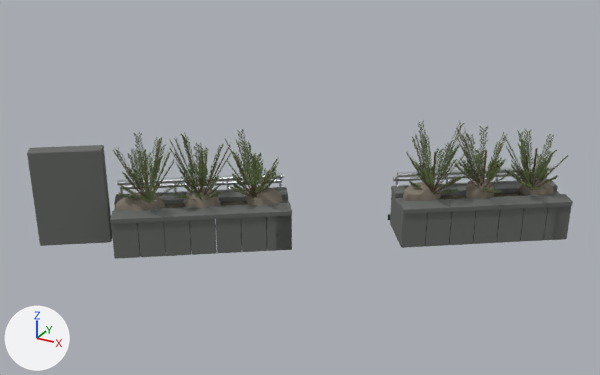
What one commit did to the glTF model assets/street/hachiko-surround/web/hachiko-surround.glb.
The view is the same before and after, from a 50 mm lens placed at (16.84, -59.2, 5.74), pointed at (11.81, -50.06, 1.17). Every picture has the same lights, and +X, +Y and +Z are marked at lower left. The older version comes first. Where no turn or scale is listed for an object, it has been applied to the vertices. Vertices at exactly the same position are counted once.

Names of what the first picture shows: 'street_surround_branch', 'street_surround_needle', 'street_surround_rock', 'street_surround_silver', 'street_surround_soil', 'street_surround_stone'.
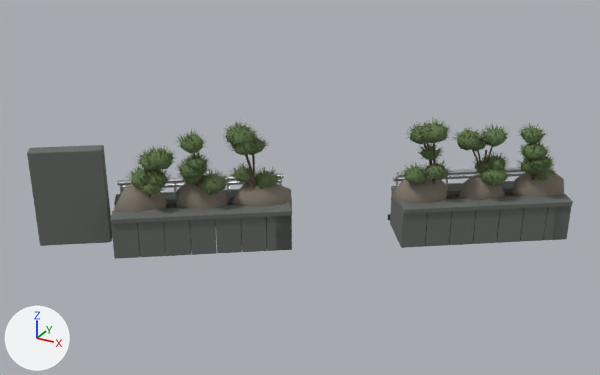
Pixel boxes (x1, y1, x2, y2) of what changed, in the pictures (600 x 375 px; the box of a moved part takes in the faces that stretch with it):
'street_surround_needle', reshaped, moved
    before: (113, 120, 568, 202)
    after: (126, 117, 557, 195)
'street_surround_rock', reshaped
    before: (115, 177, 555, 211)
    after: (114, 171, 564, 226)
'street_surround_branch', reshaped (mostly hidden afterwards)
    before: (115, 124, 567, 203)
    after: (145, 143, 537, 198)
part 1 of me_cylinder_010, moved or reshaped
    before: (235, 154, 254, 196)
    after: (245, 155, 254, 180)
part 2 of me_cylinder_010, moved or reshaped
    before: (241, 134, 253, 188)
    after: (247, 155, 254, 175)
part 3 of me_cylinder_010, moved or reshaped
    before: (416, 136, 431, 188)
    after: (427, 143, 433, 164)
part 4 of me_cylinder_010, moved or reshaped (not visible before)
    after: (433, 143, 435, 164)
part 5 of me_cylinder_010, moved or reshaped
    before: (456, 128, 479, 183)
    after: (472, 149, 481, 167)
part 6 of me_cylinder_010, moved or reshaped
    before: (465, 130, 480, 183)
    after: (487, 146, 493, 163)
part 7 of me_cylinder_010, deleted
    before: (115, 125, 567, 203)
part 8 of me_cylinder_010, moved or reshaped (mostly hidden afterwards)
    before: (506, 138, 552, 189)
    after: (531, 173, 537, 180)
part 9 of me_needles, deleted
    before: (113, 130, 280, 202)
part 10 of me_needles, deleted
    before: (406, 120, 568, 193)
part 11 of me_needles, added
    after: (126, 122, 282, 195)
part 12 of me_needles, added
    after: (399, 117, 557, 186)
part 13 of me_icosphere, moved or reshaped
    before: (403, 177, 555, 201)
    after: (392, 171, 564, 206)
part 14 of me_icosphere, moved or reshaped
    before: (115, 187, 283, 211)
    after: (114, 179, 292, 226)

The change, as a list of edits to the scene's bpy script:
```text
Change me_cylinder_010:
    remove me_cylinder_010.from_pydata(...)  # 2160 vertices, 3624 faces; spans x -0.39..4.69, y -0.31..3.32, z -0.44..0.69
    add me_cylinder_010.from_pydata(...)  # 576 vertices, 984 faces; spans x -0.08..4.42, y -0.08..3.18, z -0.44..0.66
    me_cylinder_010 part 1: the loose piece of 12 vertices spanning x 1.09..1.16, y 0.46..0.81, z -0.23..0.52 is scaled about its middle by (1.19, 0.422, 0.688), then moved by (-0.01, 0.1, 0.14)
    me_cylinder_010 part 2: the loose piece of 12 vertices spanning x 0.9..1.16, y 0.8..0.91, z -0.23..0.64 is multiplied about its middle by the matrix ((0.356, -0.538, 0.017), (0.538, 0.356, 0.012), (-0.019, 0.007, 0.645)), then moved by (0.06, -0.09, 0.15)
    me_cylinder_010 part 3: the loose piece of 12 vertices spanning x 2.93..3.16, y 2.04..2.21, z -0.28..0.57 is multiplied about its middle by the matrix ((0.644, 0.005, 0.034), (-0.007, 0.644, 0.025), (-0.034, -0.025, 0.644)), then moved by (0.05, 0.04, 0.15)
    me_cylinder_010 part 4: the loose piece of 12 vertices spanning x 3.15..3.19, y 1.95..2.21, z -0.28..0.2 is scaled about its middle by (1, 0.624, 1.25), then moved by (0.0, 0.05, 0.39)
    me_cylinder_010 part 5: the loose piece of 12 vertices spanning x 3.34..3.74, y 2.46..2.62, z -0.28..0.63 is scaled about its middle by (0.537, 1.12, 0.567), then moved by (0.09, -0.01, 0.07)
    me_cylinder_010 part 6: the loose piece of 12 vertices spanning x 3.43..3.74, y 2.55..2.62, z -0.28..0.59 is scaled about its middle by (-0.292, -0.767, 0.611), then moved by (0.19, 0.05, 0.1)
    me_cylinder_010 part 7: 126 loose pieces with 1512 vertices, spanning x -0.39..4.69, y -0.31..3.31, z -0.29..0.66, are deleted
    me_cylinder_010 part 8: 2 vertices moved within x 4.3, y 3.02, z -0.28; 142 vertices removed from x 3.9..4.58, y 2.65..3.32, z -0.29..0.42; 70 vertices added at x 4.22..4.42, y 2.87..3.18, z -0.29..0.51
    other edits to the shape of me_cylinder_010 do not show in these pictures
Change me_needles:
    remove me_needles.from_pydata(...)  # 20160 vertices, 8064 faces; spans x -1.72..3.39, y -3.04..0.64, z 1.13..2.08
    add me_needles.from_pydata(...)  # 17712 vertices, 8280 faces; spans x -0.45..4.5, y -0.2..3.49, z -0.25..0.85
    me_needles part 9: 10080 vertices removed from x -1.72..0.14, y -3.04..-1.5, z 1.19..2.08
    me_needles part 10: 10080 vertices removed from x 1.45..3.39, y -0.92..0.64, z 1.13..2.05
    me_needles part 11: 8856 vertices added at x -0.45..1.33, y -0.2..1.28, z -0.17..0.82
    me_needles part 12: 8856 vertices added at x 2.59..4.5, y 1.85..3.49, z -0.25..0.85
Change me_icosphere:
    remove me_icosphere.from_pydata(...)  # 252 vertices, 480 faces; spans x -0.31..4.73, y -0.24..3.39, z -0.3..0.2
    add me_icosphere.from_pydata(...)  # 252 vertices, 480 faces; spans x -0.29..4.85, y -0.26..3.46, z -0.43..0.35
    me_icosphere part 13: 126 of 252 vertices moved; they spanned x 2.91..4.73, y 1.99..3.39, z -0.3..0.18 and now span x 2.77..4.85, y 1.89..3.46, z -0.43..0.27; mean shift (0.0, 0.0, 0.0); largest move (4.67, 3.27, 0.04) -> (4.81, 3.37, 0.11)
    me_icosphere part 14: 125 of 252 vertices moved; they spanned x -0.31..1.6, y -0.24..1.16, z -0.22..0.2 and now span x -0.29..1.7, y -0.26..1.23, z -0.33..0.35; mean shift (0.0, 0.0, 0.0); largest move (1.2, 0.84, -0.07) -> (1.01, 0.71, -0.15)
Change ob_street_surround_needle:
    ob_street_surround_needle.location: (11.57, -48.69, 0.0) -> (10.39, -51.45, 1.38)
```
